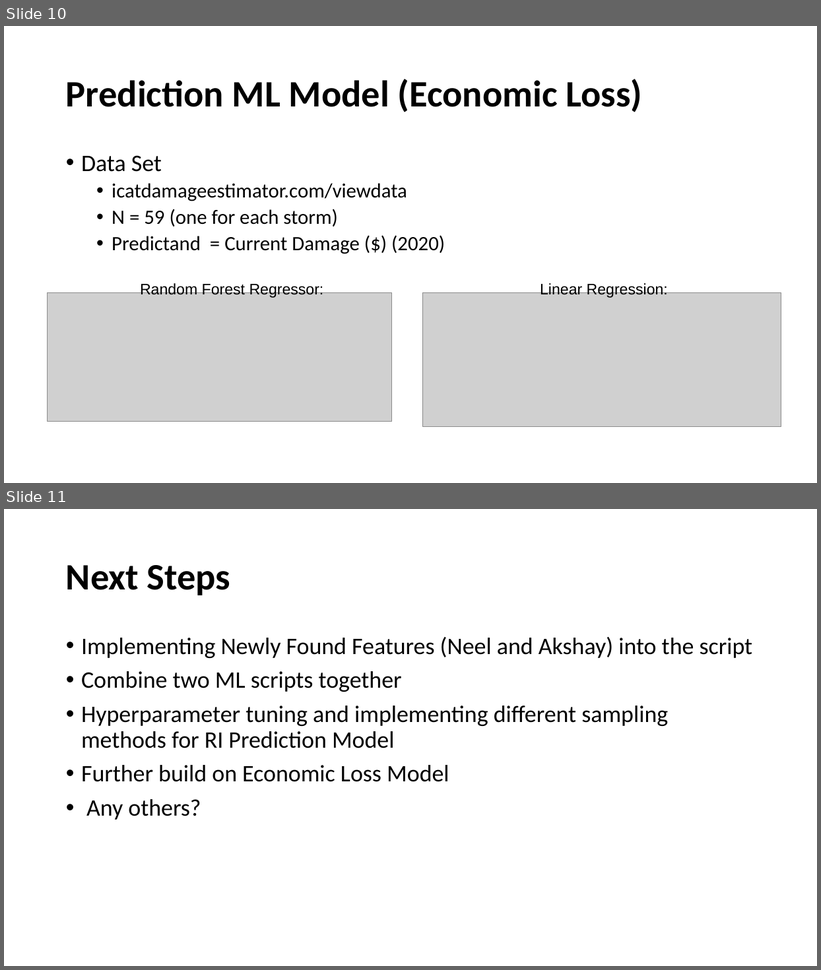
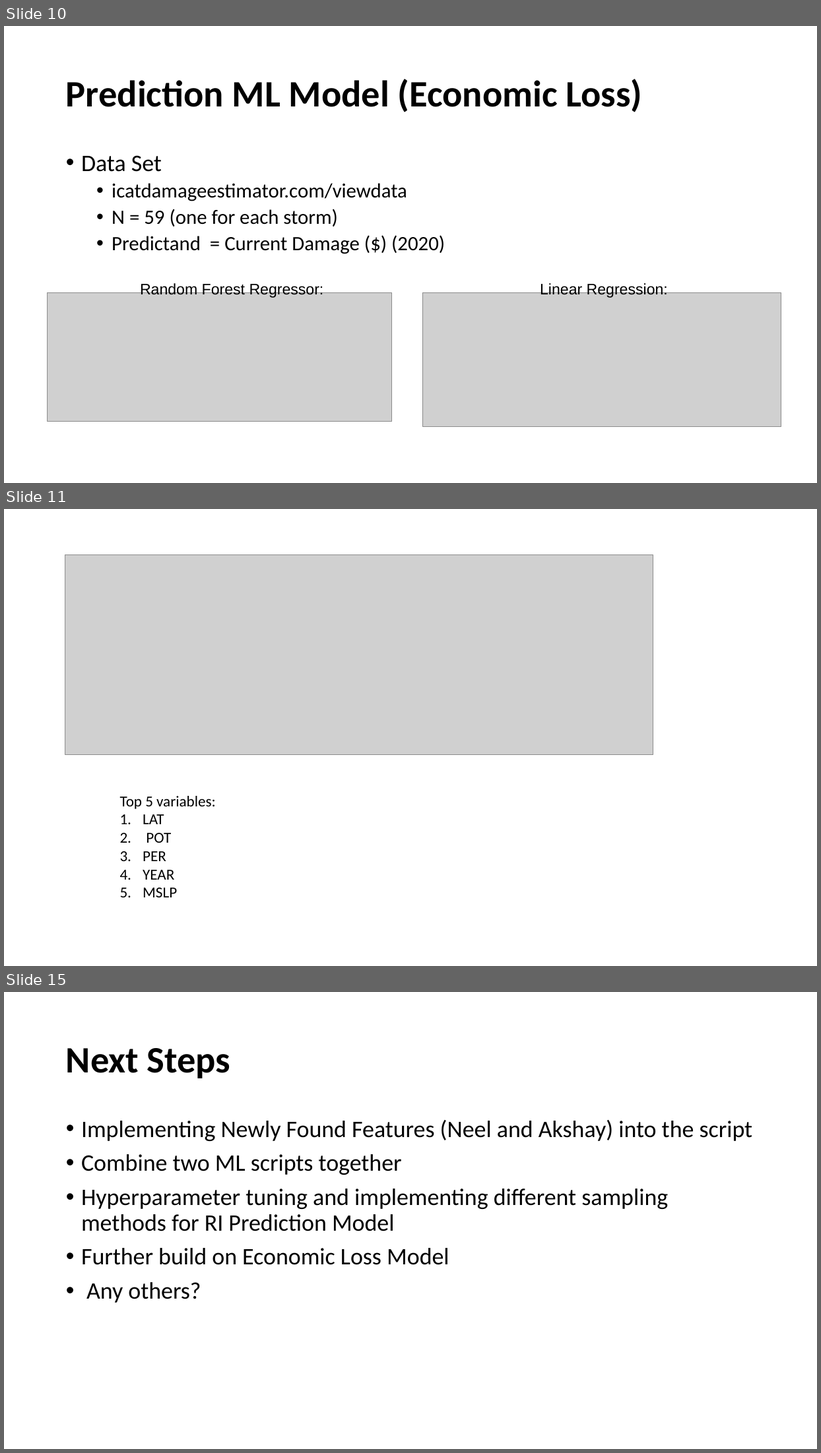
Before and after one commit to akshaym2497/RMDS_Hurricane_Forecasting, a slide deck: presentation material/week3_hurricane.pptx. Shown one above the other, each under a label of ours: slides 10 and 11 before the commit, slides 10, 11 and 15 after it; the slides between them are not shown. The pictures are 821x970 and 821x1453 pixels, drawn with LibreOffice and Linux fonts; fonts in the diff are those of the drawing; grey boxes stand for pictures. Boxes give left, top, right and bottom in pixels: in the first picture for what was removed or moved away, otherwise in the second. Text is boxed around its words. In the diff, an @@ line names an element or a change of style, - is before the commit and + after.

```diff
--- a/presentation material/week3_hurricane.pptx
+++ b/presentation material/week3_hurricane.pptx
@@ slide 11 added at (4,509,817,966), background #FFFFFF @@
@@ picture added at (65,555,653,755) @@
@@ text added at (120,796,216,898), 18 pt, text #000000 @@
+Top 5 variables:
+1. LAT
+2. POT
+3. PER
+4. YEAR
+5. MSLP
@@ what was slide 11 is now slide 15 @@
```
Also in this commit, not shown: 3 other slides added.
